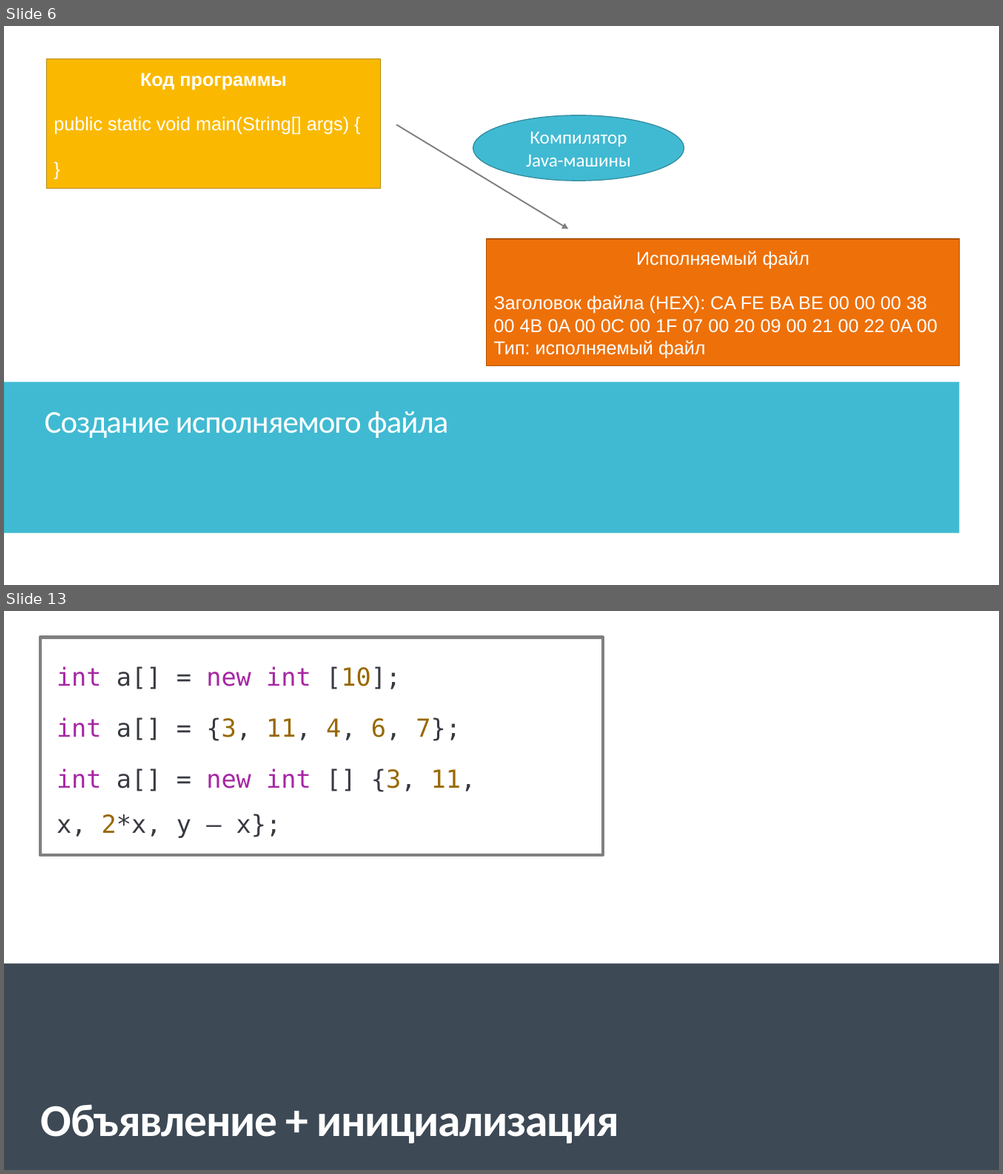
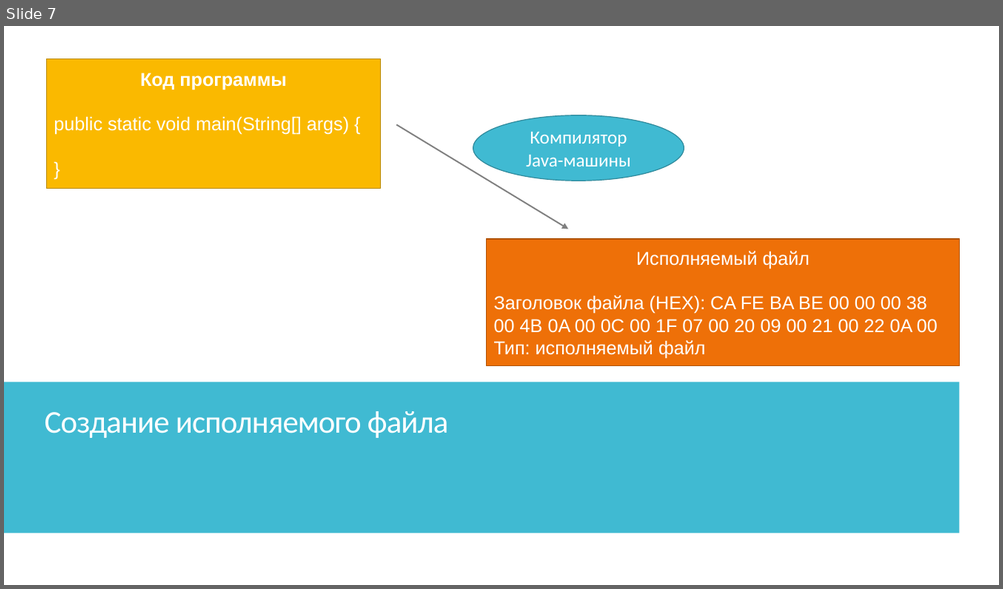
Before and after one commit to IriEfremova/LessonsCube, a slide deck: Samsung/Lesson8/ArraysPracticum.pptx. Shown one above the other, each under a label of ours: slides 6 and 13 before the commit, slide 7 after it; the slides between them are not shown. The pictures are 1003x1174 and 1003x589 pixels, drawn with LibreOffice and Linux fonts; fonts in the diff are those of the drawing. Boxes give left, top, right and bottom in pixels: in the first picture for what was removed or moved away, otherwise in the second. Text is boxed around its words. In the diff, an @@ line names an element or a change of style, - is before the commit and + after.

```diff
--- a/Samsung/Lesson8/ArraysPracticum.pptx
+++ b/Samsung/Lesson8/ArraysPracticum.pptx
@@ slide 13 removed at [4,611,999,1170], background #FFFFFF; not listed: 2 template elements that a slide beside it also shows @@
@@ rectangle removed at [4,611,999,1170] @@
@@ rectangle removed at [40,637,603,855] @@
@@ text removed at [57,667,476,838] @@
-int a[] = new int [10];
-int a[] = {3, 11, 4, 6, 7};
-int a[] = new int [] {3, 11, x, 2*x, y – x};
@@ rectangle removed at [4,964,999,1170] @@
@@ text removed at [41,1105,619,1144] @@
-Объявление + инициализация
@@ what was slide 6 is now slide 7 @@
```
Also in this commit, not shown: 1 slide changed, 7 slides added, 16 other slides removed, 5 other files.
